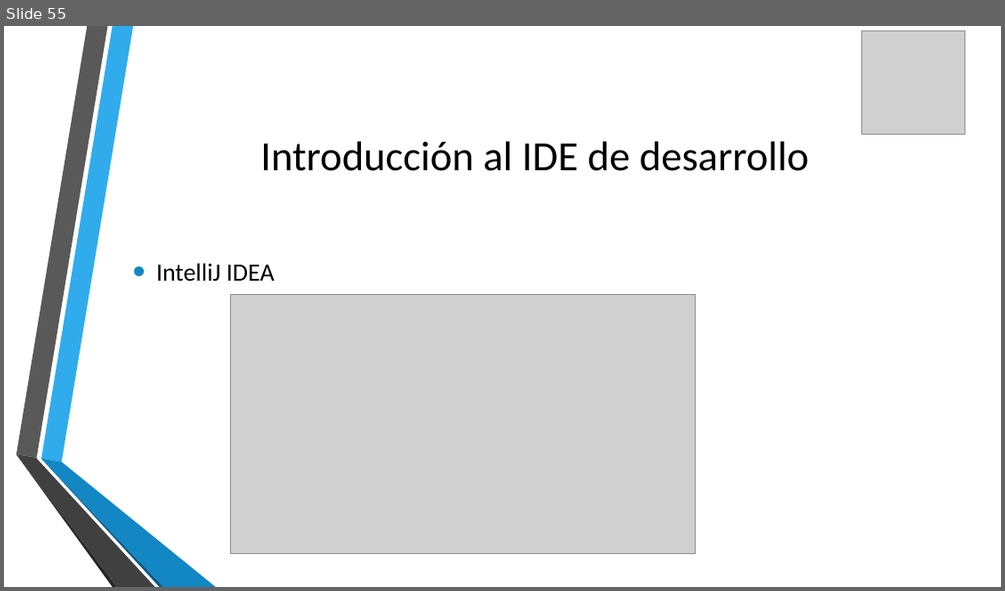
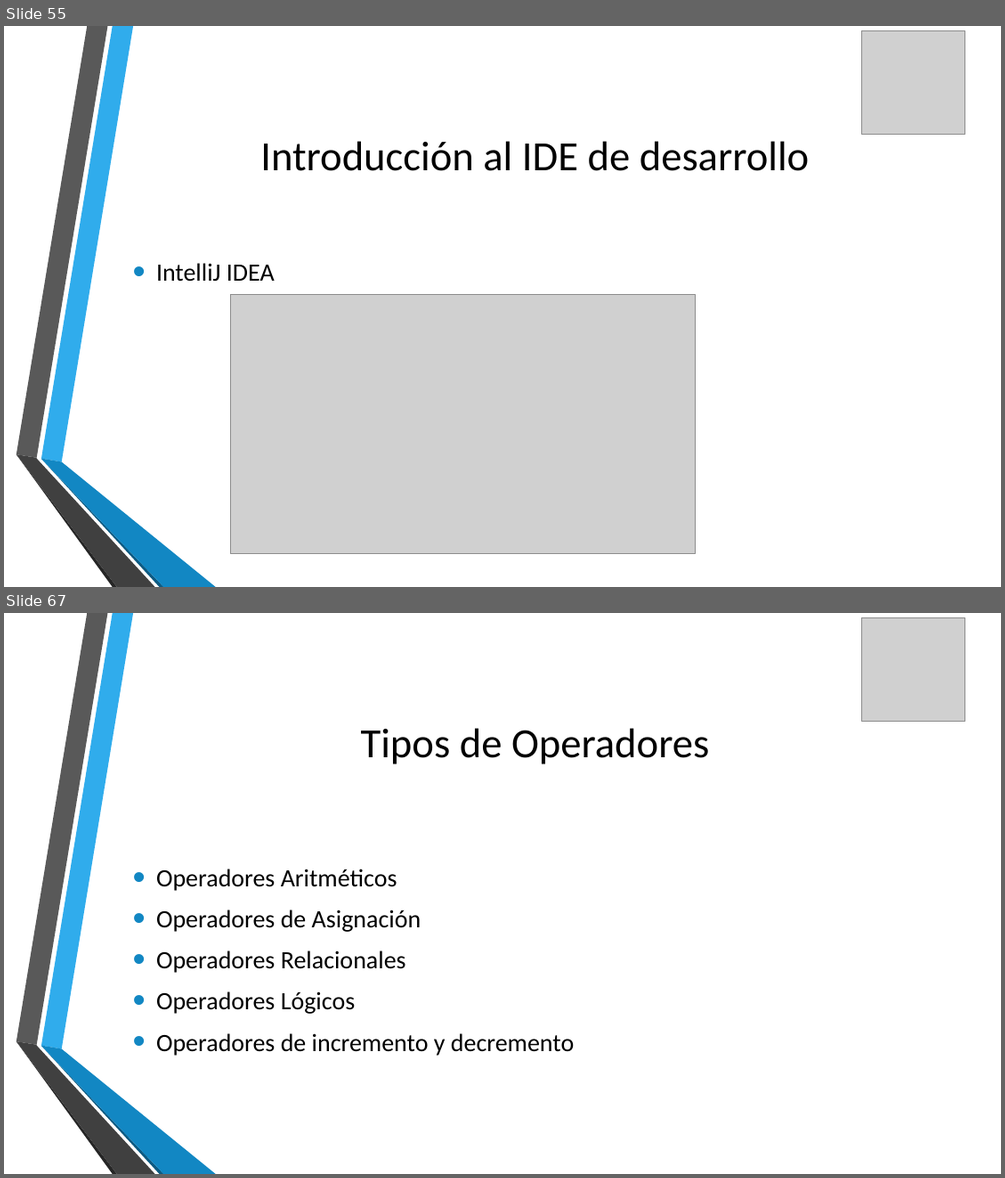
Before and after one commit to udevit/documents, a slide deck: Java_8_desde_cero.pptx. Shown one above the other, each under a label of ours: slide 55 before the commit, slides 55 and 67 after it; the slides between them are not shown. The pictures are 1005x591 and 1005x1178 pixels, drawn with LibreOffice and Linux fonts; fonts in the diff are those of the drawing; grey boxes stand for pictures; background and template pictures are left out. Boxes give left, top, right and bottom in pixels: in the first picture for what was removed or moved away, otherwise in the second. Text is boxed around its words. In the diff, an @@ line names an element or a change of style, - is before the commit and + after.

```diff
--- a/Java_8_desde_cero.pptx
+++ b/Java_8_desde_cero.pptx
@@ slide 67 added at [4,613,1001,1174], background picture (left out); not listed: 6 template elements that a slide beside it also shows @@
@@ picture added at [862,617,965,721] @@
@@ title added at [361,728,709,764], 40 pt, text #000000 @@
+Tipos de Operadores
@@ text added at [156,868,574,1055], 24 pt, text #000000 @@
+• Operadores Aritméticos
+• Operadores de Asignación
+• Operadores Relacionales
+• Operadores Lógicos
+• Operadores de incremento y decremento
```
Also in this commit, not shown: 1 slide changed, 24 other slides added.
